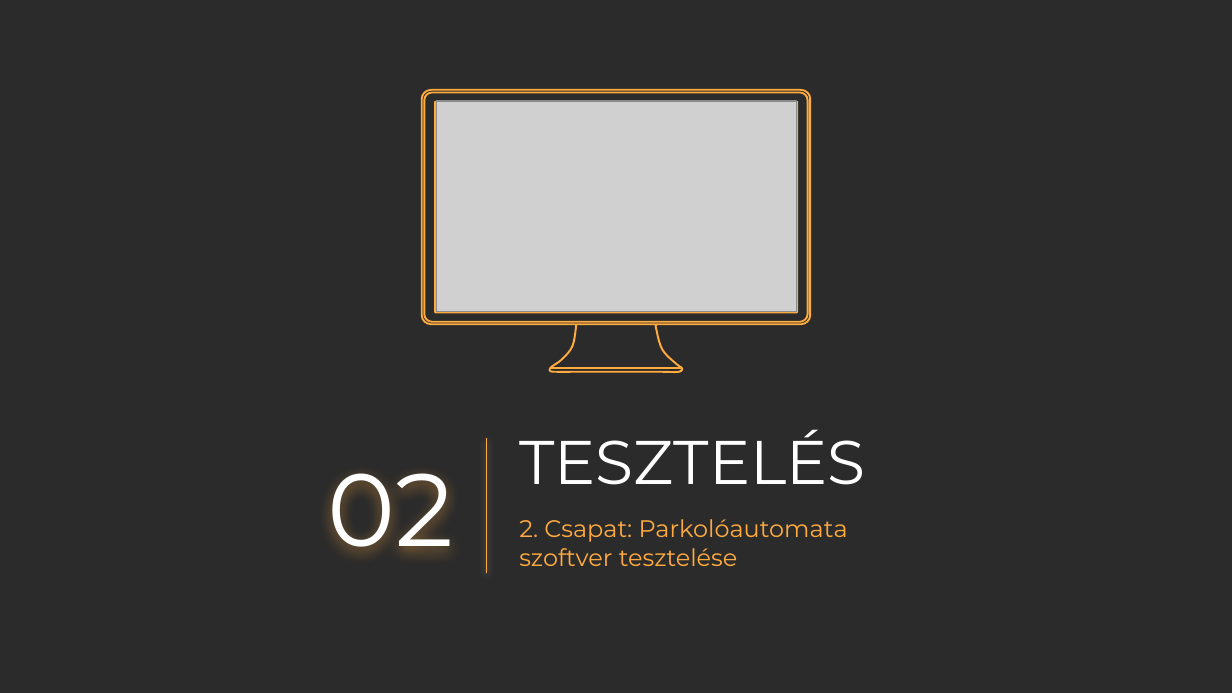
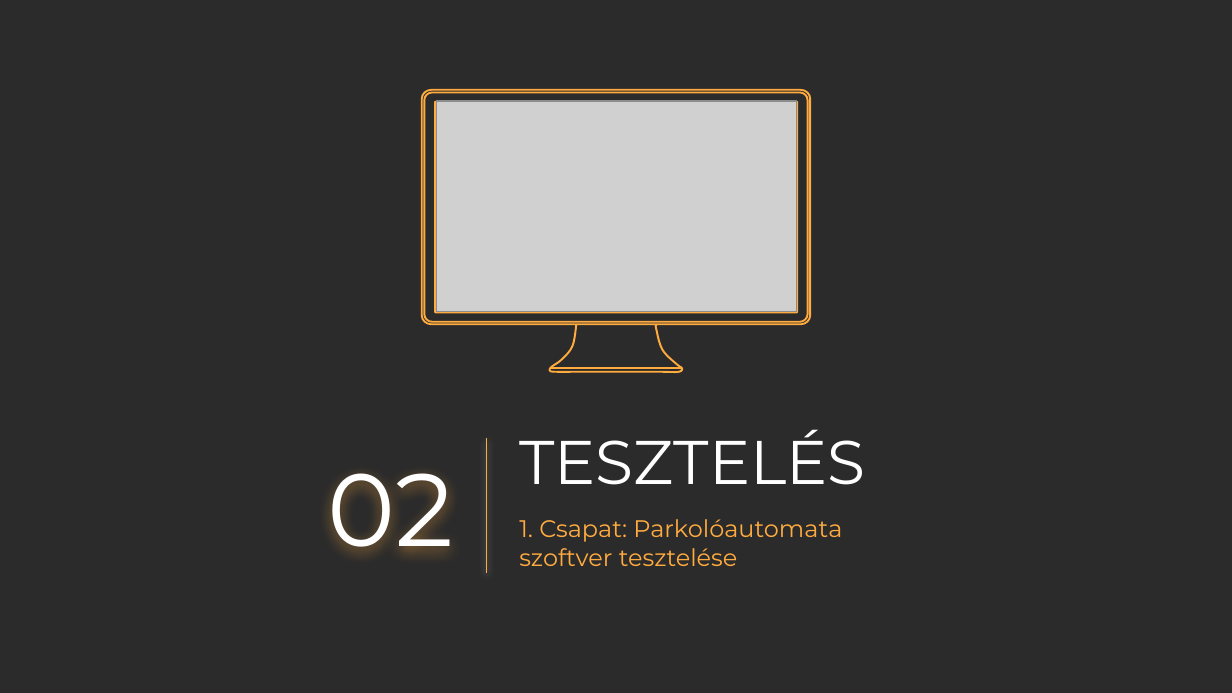
Before and after one commit to KLeviii/Library-Loan-System, a slide deck: slide 7 of docs/Csapat_2.pptx. Drawn at 1232x693 pixels with LibreOffice and Linux fonts; fonts in the diff are those of the drawing; grey boxes stand for pictures; background and template pictures are left out; a plain dark background stands for a picture behind light text. Boxes give left, top, right and bottom in pixels: in the first picture for what was removed or moved away, otherwise in the second. Text is boxed around its words. In the diff, an @@ line names an element or a change of style, - is before the commit and + after.

```diff
--- a/docs/Csapat_2.pptx
+++ b/docs/Csapat_2.pptx
@@ subtitle at bbox=[519, 519, 842, 566]: text changed @@
-2. Csapat: Parkolóautomata szoftver tesztelése
+1. Csapat: Parkolóautomata szoftver tesztelése
```
Also in this commit, not shown: 5 other slides changed.
